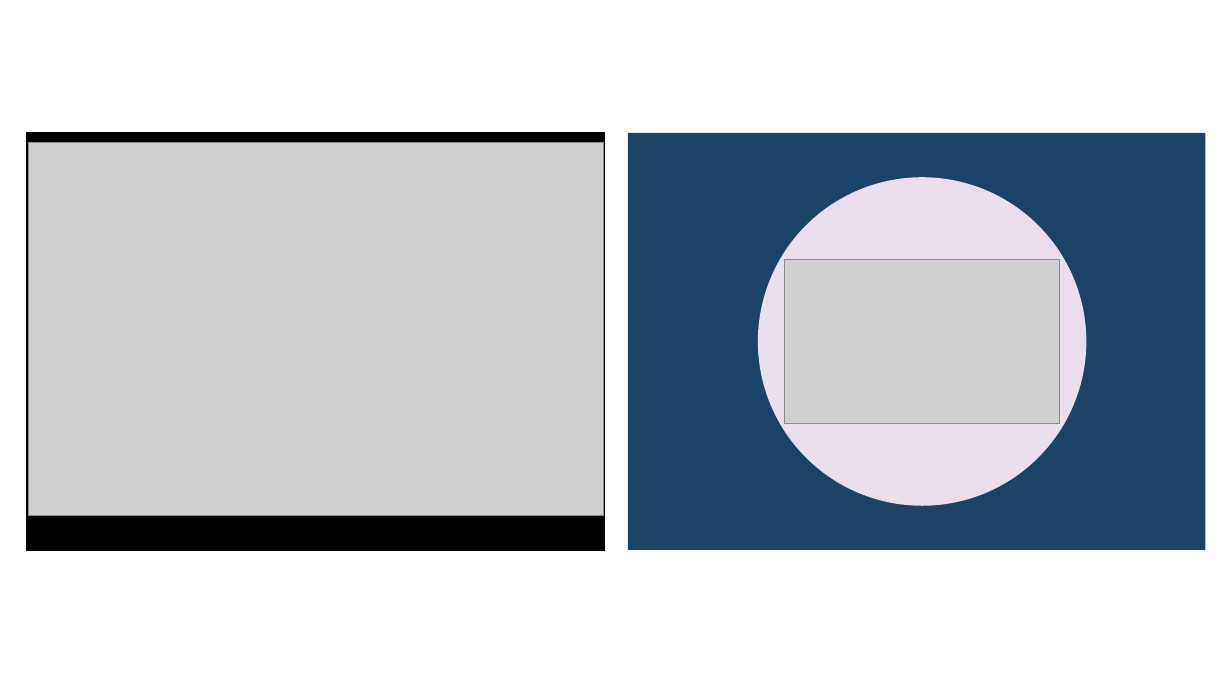
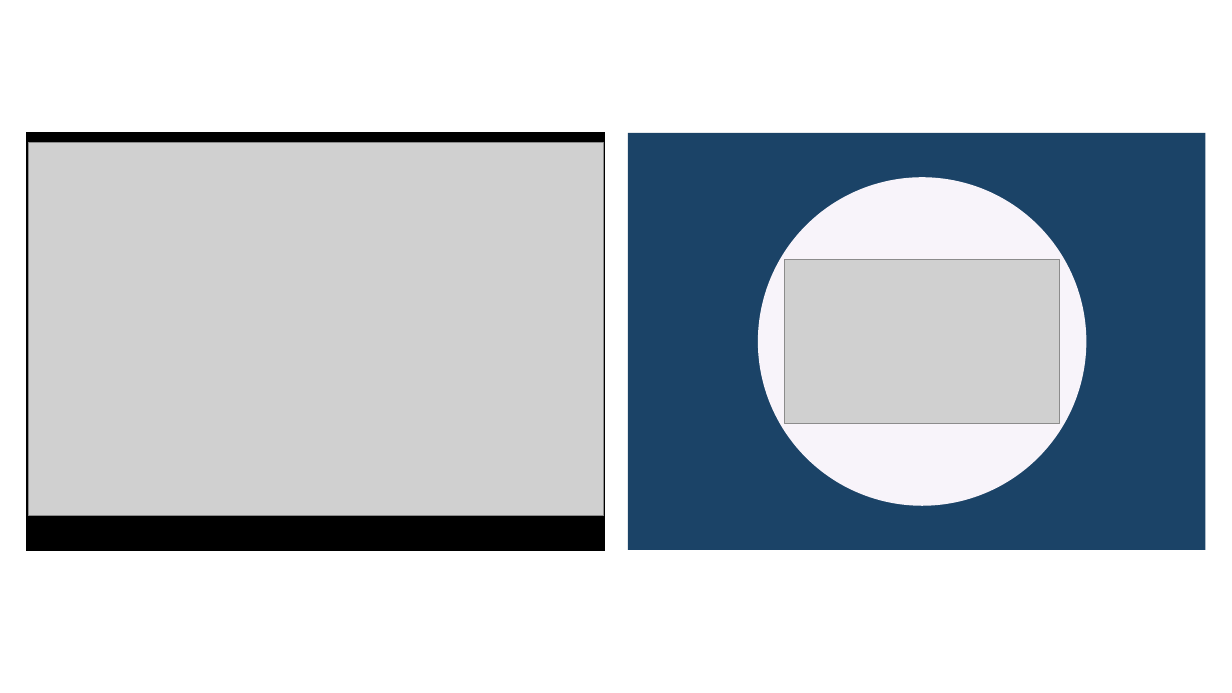
Before and after one commit to SammysStacks/Personal-Website, a slide deck: slide 3 of Photos/portfolio/Website Photos.pptx. Drawn at 1232x693 pixels with LibreOffice and Linux fonts; fonts in the diff are those of the drawing; grey boxes stand for pictures. Boxes give left, top, right and bottom in pixels: in the first picture for what was removed or moved away, otherwise in the second. Text is boxed around its words. In the diff, an @@ line names an element or a change of style, - is before the commit and + after.

```diff
--- a/Photos/portfolio/Website Photos.pptx
+++ b/Photos/portfolio/Website Photos.pptx
@@ ellipse at [758,177,1087,506]: fill #EADEEC to #F8F4FA @@
```
Also in this commit, not shown: 1 other slide changed, 2 slides added, 5 other files.
